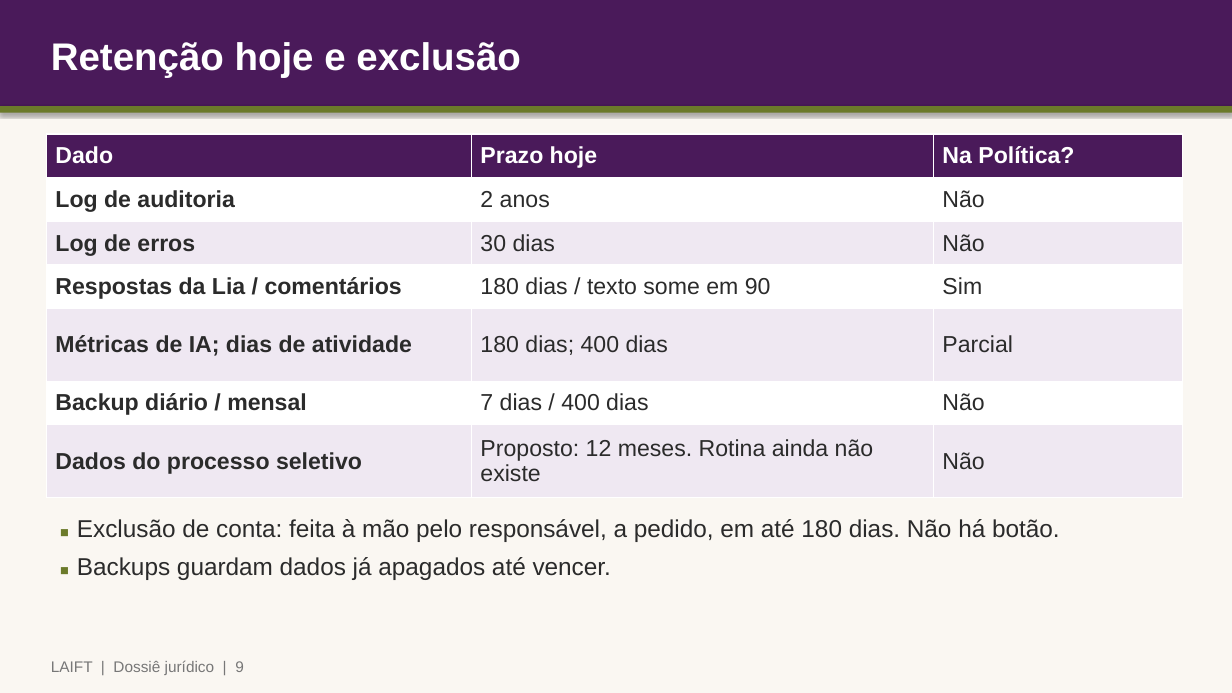
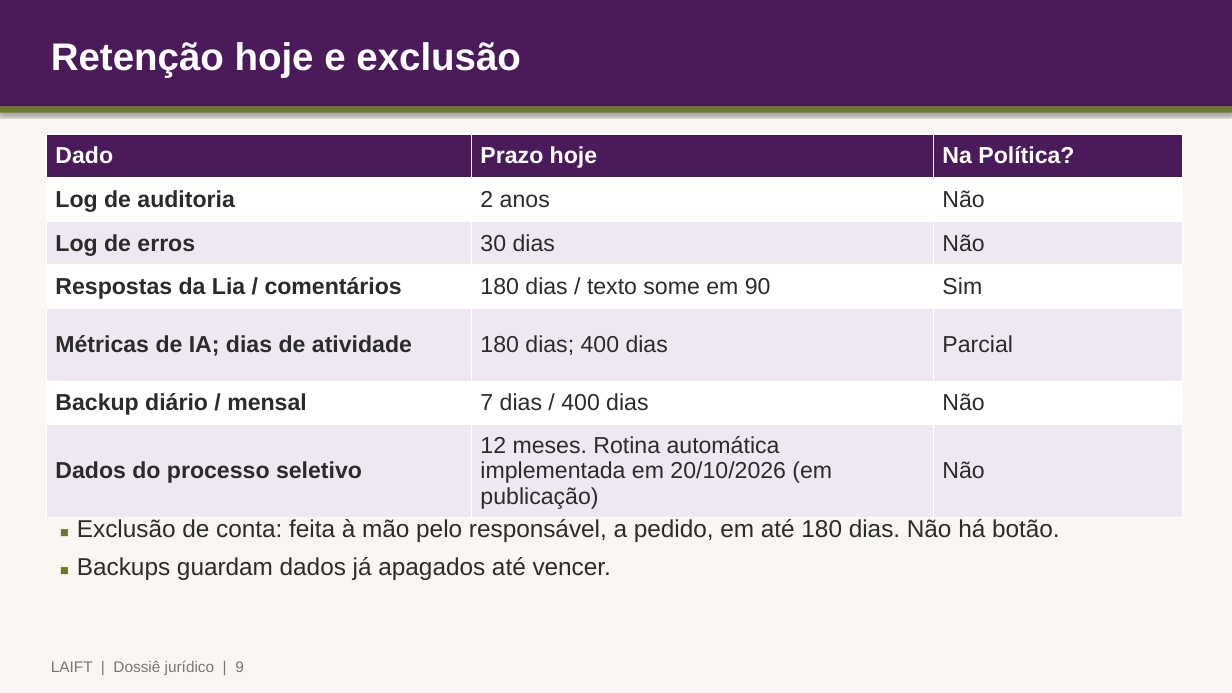
Before and after one commit to Diretoria-DPF/plataforma-membros, a slide deck: slide 9 of docs/juridico/apresentacao-advogado.pptx. Drawn at 1232x693 pixels with LibreOffice and Linux fonts; fonts in the diff are those of the drawing. Boxes give left, top, right and bottom in pixels: in the first picture for what was removed or moved away, otherwise in the second. Text is boxed around its words. In the diff, an @@ line names an element or a change of style, - is before the commit and + after.

Commit message:
docs: dossiê jurídico atualizado (flags ligadas e retenção implementada em 20/10/2026)

```diff
--- a/docs/juridico/apresentacao-advogado.pptx
+++ b/docs/juridico/apresentacao-advogado.pptx
@@ table at (46, 134, 1183, 513) @@
-row 7, column 2: Proposto: 12 meses. Rotina ainda não existe
+row 7, column 2: 12 meses. Rotina automática implementada em 20/10/2026 (em publicação)
```
Also in this commit, not shown: 2 other slides changed, 1 other file.
